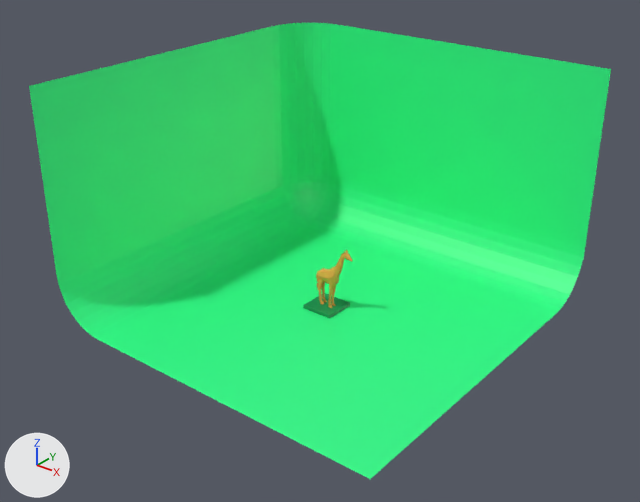
Renders of the Blender file giraffe/giraffe.blend from each side of a commit.
Camera for both pictures: a 50 mm camera at (18.04, -23.02, 16.39) aimed at (0.27, -0.81, 2.62). The axes (+X, +Y, +Z) are drawn at lower left. The lights are the same throughout.
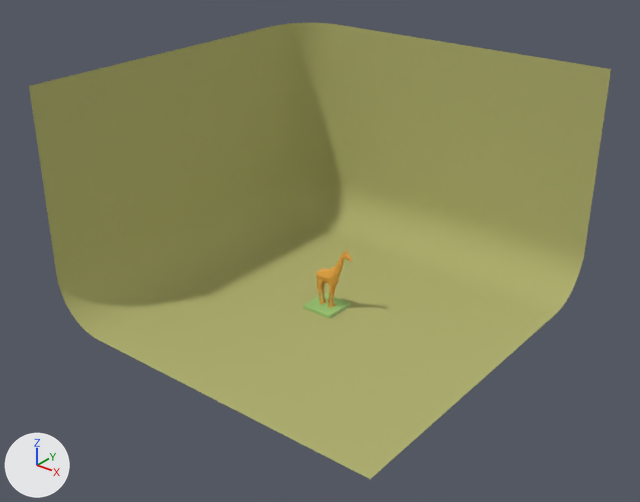
Pixel boxes (x1, y1, x2, y2) of what changed, in the pictures (640 x 502 px):
'Plane.002', recoloured, surface changed (green to yellow)
    both: (29, 23, 611, 479)
'Plane.001', recoloured
    both: (303, 293, 350, 319)

What changed in the scene script:
```text
Change mat_plane:
    mat_plane.base_color: (0.007, 0.275, 0.0762) -> (0.345, 0.593, 0.192)  # green #148f4e -> green #9fca79
Change mat_back:
    mat_back.base_color: (0.0309, 0.964, 0.262) -> (0.451, 0.451, 0.167)  # green #31fb8c -> yellow #b3b372
    mat_back.roughness: 0.5 -> 1.0
```
